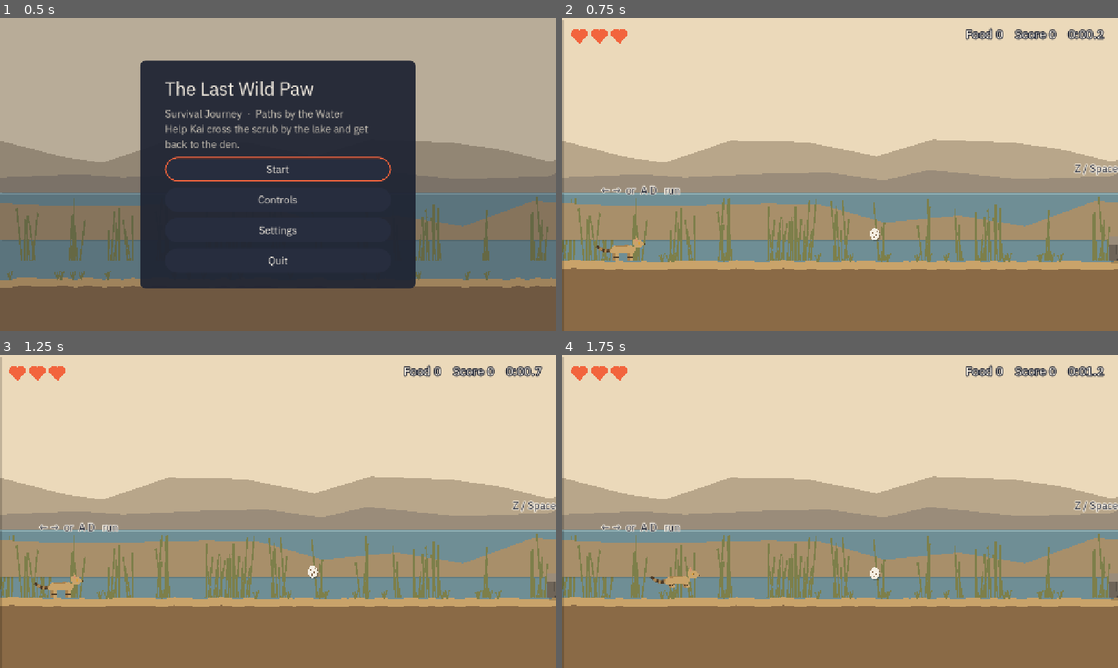
Above: before the commit, frames 1-4 (two rows, left to right).
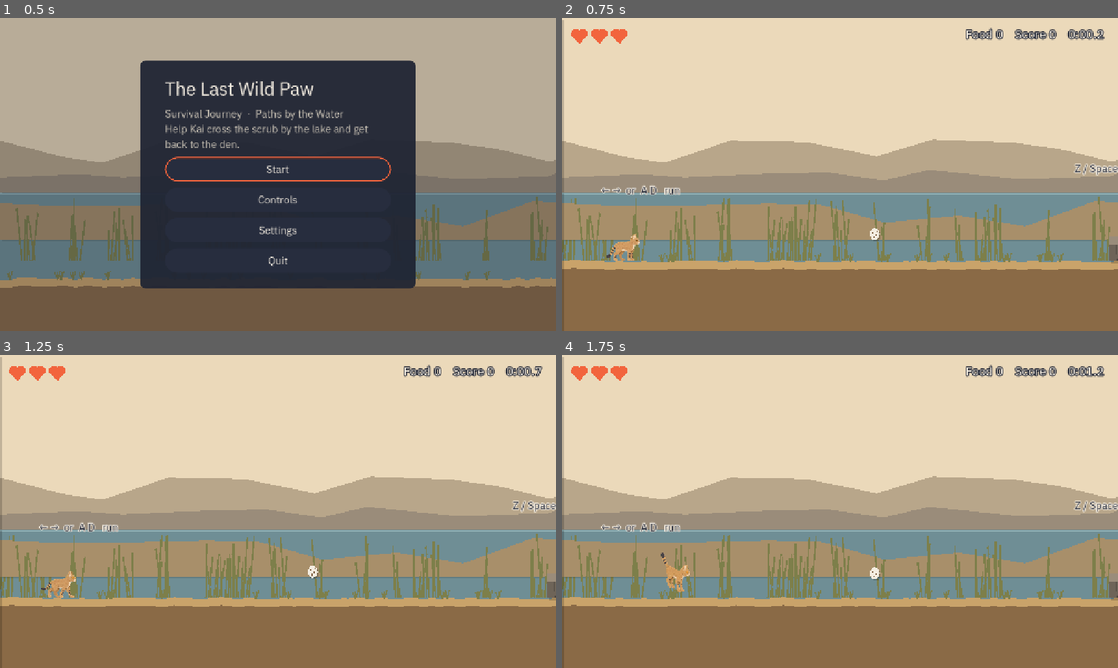
Above: after the commit, the same moments.

Repository: gomin2013/the-last-wild-paw
Game: Godot game, scene res://scenes/main.tscn
Same seed, same stepped clock (60 frames per second), same inputs: the game is played once before the commit and once after it. Sound files missing from this copy of the repository are replaced by a short silence.
Inputs (mouse positions are in pixels of both pictures, inside the frame that each line leads up to):
- Up to frame 1 (0.5 s): no input
- Up to frame 2 (0.75 s): click "Start" at 0.5 s
- Up to frame 3 (1.25 s): no input
- Up to frame 4 (1.75 s): tap Enter at 1.25 s; move the mouse to (962, 495) at 1.27 s; hold Right (move_right) from 1.28 s (still down); tap Z (jump) at 1.35, 1.52 s; click (962, 495) at 1.42 s

Frame 1 is identical in both runs. In frame 2, 0.2% of the frame differs, in the area x 6-15%, y 68-78%; in frame 3, 0.3%; in frame 4, 0.3%, in the area x 15-25%, y 63-76%.

Commit message:
2026 Updated Paper Collage Sprites (Actor).

Diff:
--- a/actors/enemies/jackal.gd
+++ b/actors/enemies/jackal.gd
@@ -3,10 +3,6 @@
 ## Golden jackal (a real Fayum predator; the series shows one in S2 EP.23). Patrols, turns at walls
 ## and ledges, hurts Kai on touch. Pounces knock it back; after the last one it runs off the screen:
 ## nothing dies on screen.
-
-const COAT := Color("9a8c7a")
-const SADDLE := Color("5e554b")
-const DARK := Color("2e2a26")
 
 @export var speed := 110.0
 @export var gravity := 2000.0
@@ -22,10 +18,15 @@
 var _stun := 0.0
 var _fleeing := false
 var _flash := 0.0
-var _anim := 0.0
+var _offsets := {}
 
 @onready var _hurtbox: Area2D = $Hurtbox
 @onready var _ledge: RayCast2D = $LedgeRay
+@onready var _sprite: AnimatedSprite2D = $Sprite
+
+
+func _ready() -> void:
+	_offsets = SpriteStrips.add(_sprite, "res://assets/sprites/jackal")
 
 
 func _physics_process(delta: float) -> void:
@@ -49,8 +50,11 @@
 		for body in _hurtbox.get_overlapping_bodies():
 			if body.has_method("hurt"):
 				body.hurt(contact_damage, global_position.x)
-	_anim += delta * absf(velocity.x) / 24.0
-	queue_redraw()
+	# The strips face left; the jackal is not a canon-handed character, so flipping is fine
+	SpriteStrips.play(_sprite, _offsets, "defeat" if _fleeing else "hit" if _stun > 0.0 else "walk")
+	_sprite.flip_h = dir > 0
+	_sprite.offset.x *= -1.0 if dir > 0 else 1.0
+	_sprite.modulate = Color(1.6, 1.6, 1.6) if _flash > 0.0 else Color.WHITE
 
 
 func take_pounce(source_x: float) -> void:
@@ -67,34 +71,3 @@
 		dir = int(away)
 		collision_layer = 0
 		GameState.add_defeat(points)
-
-
-func _p(x: float, y: float) -> Vector2:
-	return Vector2(x * dir, y)
-
-
-func _draw() -> void:
-	var swing := sin(_anim) * 8.0
-	var body_color := COAT.lightened(0.5) if _flash > 0.0 else COAT
-	# Bushy tail with a dark tip
-	draw_line(_p(-34, -38), _p(-58, -22), body_color, 9.0, true)
-	draw_line(_p(-52, -25), _p(-60, -20), DARK, 9.0, true)
-	# Long legs
-	for leg: Array in [[-24.0, swing], [22.0, -swing], [-18.0, -swing], [28.0, swing]]:
-		draw_line(
-			_p(leg[0], -30),
-			_p(leg[0] + leg[1], 0),
-			SADDLE if leg[0] < -20 or leg[0] > 25 else COAT,
-			6.0
-		)
-	# Body with a darker saddle
-	draw_colored_polygon(
-		[_p(-36, -34), _p(-28, -48), _p(26, -50), _p(36, -40), _p(30, -28), _p(-30, -26)],
-		body_color
-	)
-	draw_colored_polygon([_p(-26, -46), _p(24, -48), _p(20, -42), _p(-24, -40)], SADDLE)
-	# Head: long snout, tall ears
-	draw_colored_polygon([_p(30, -48), _p(44, -56), _p(66, -46), _p(44, -40)], body_color)
-	draw_colored_polygon([_p(36, -54), _p(38, -72), _p(46, -55)], body_color)
-	draw_circle(_p(48, -50), 2.2, DARK)
-	draw_circle(_p(66, -46), 2.2, DARK)
--- a/actors/enemies/jackal.tscn
+++ b/actors/enemies/jackal.tscn
@@ -12,6 +12,9 @@
 collision_layer = 4
 collision_mask = 1
 script = ExtResource("1")
+
+[node name="Sprite" type="AnimatedSprite2D" parent="."]
+texture_filter = 2
 
 [node name="Shape" type="CollisionShape2D" parent="."]
 position = Vector2(0, -22)
--- a/actors/player/kai.gd
+++ b/actors/player/kai.gd
@@ -1,8 +1,8 @@
 class_name Kai
 extends CharacterBody2D
-## Kai, the player: run, variable jump (coyote time + jump buffer), pounce, hurt, death. Placeholder
-## look is flat paper shapes in canon colours. Facing left shows his near (LEFT) side, so the dark
-## spot below his left eye is drawn only then; facing right shows the right side without it. Never
+## Kai, the player: run, variable jump (coyote time + jump buffer), pounce, hurt, death. Paper
+## Collage sprites from the series standees: facing left shows his LEFT side with the dark spot
+## below his left eye; facing right uses its own set drawn from the right side, without it. Never
 ## mirror Kai.
 
 signal hearts_changed(hearts: int, max_hearts: int)
@@ -10,11 +10,15 @@
 
 enum State { IDLE, RUN, JUMP, FALL, POUNCE, HURT, DEAD }
 
-const COAT := Color("c9a36a")
-const COAT_SHADE := Color("a9824e")
-const MARK := Color("4a3826")
-const EYE := Color("e0a030")
-const EAR_IN := Color("d98f6f")
+const ANIMS := {
+	State.IDLE: "idle",
+	State.RUN: "run",
+	State.JUMP: "jump",
+	State.FALL: "fall",
+	State.POUNCE: "pounce",
+	State.HURT: "hurt",
+	State.DEAD: "hurt",
+}
 
 @export_group("Run")
 @export var run_speed := 320.0
@@ -50,15 +54,18 @@
 var _pounce_cooldown := 0.0
 var _hurt_left := 0.0
 var _since_hit := 99.0
-var _anim := 0.0
+var _offsets := {}
 
 @onready var _pounce_box: Area2D = $PounceBox
+@onready var _sprite: AnimatedSprite2D = $Sprite
 
 
 func _ready() -> void:
 	hearts = max_hearts
 	_pounce_box.monitoring = false
 	_pounce_box.body_entered.connect(_on_pounce_hit)
+	_offsets = SpriteStrips.add(_sprite, "res://assets/sprites/kai/left", "left/")
+	_offsets.merge(SpriteStrips.add(_sprite, "res://assets/sprites/kai/right", "right/"))
 
 
 func _physics_process(delta: float) -> void:
@@ -94,9 +101,8 @@
 			state = State.RUN if absf(velocity.x) > 10.0 else State.IDLE
 		else:
 			state = State.JUMP if velocity.y < 0.0 else State.FALL
-	_anim += delta * (absf(velocity.x) / 26.0 if state == State.RUN else 2.0)
 	modulate.a = 0.5 if _since_hit < invulnerable_time and state != State.DEAD else 1.0
-	queue_redraw()
+	_update_sprite()
 
 
 func _control(dir: float, delta: float) -> void:
@@ -183,69 +189,13 @@
 		body.take_pounce(global_position.x)
 
 
-func _p(x: float, y: float) -> Vector2:
-	return Vector2(x * facing, y)
-
-
-func _draw() -> void:
-	var stretch := 1.25 if state == State.POUNCE else 1.0
-	var low := 10.0 if state == State.DEAD else 0.0
-	var air := state in [State.JUMP, State.FALL]
-	var swing := sin(_anim) * 7.0 if state == State.RUN else 0.0
-
-	# Ringed tail with a dark tip, carried low behind him
-	var tail: PackedVector2Array = []
-	for i in 7:
-		var t := i / 6.0
-		tail.append(_p((-26.0 - 34.0 * t) * stretch, -26.0 + low - 10.0 * t + sin(t * 3.0) * 6.0))
-	for i in 6:
-		var c := MARK if i == 5 or i % 2 == 1 else COAT_SHADE
-		draw_line(tail[i], tail[i + 1], c, 8.0 - i * 0.4, true)
-
-	# Legs: far pair darker, near pair with dark bands
-	var legs := [
-		[-20.0, swing, COAT_SHADE],
-		[14.0, -swing, COAT_SHADE],
-		[-14.0, -swing, COAT],
-		[20.0, swing, COAT]
-	]
-	for leg: Array in legs:
-		var lx: float = leg[0] * stretch
-		var foot := _p(lx + (leg[1] as float), -2.0 + low) if not air else _p(lx + 6.0, -12.0)
-		draw_line(_p(lx, -22.0 + low), foot, leg[2], 7.0, true)
-		draw_line(
-			foot.lerp(_p(lx, -22.0 + low), 0.35), foot.lerp(_p(lx, -22.0 + low), 0.5), MARK, 7.0
-		)
-
-	# Body
-	var body: PackedVector2Array = [
-		_p(-30 * stretch, -24 + low),
-		_p(-22 * stretch, -36 + low),
-		_p(18 * stretch, -38 + low),
-		_p(30 * stretch, -30 + low),
-		_p(26 * stretch, -20 + low),
-		_p(-26 * stretch, -18 + low),
-	]
-	draw_colored_polygon(body, COAT)
-	draw_line(_p(-18 * stretch, -35 + low), _p(14 * stretch, -37 + low), COAT_SHADE, 3.0)
-
-	# Head, ears, eye, nose
-	var hx := 34.0 * stretch
-	var hy := -40.0 + low + (4.0 if state == State.POUNCE else 0.0)
-	draw_colored_polygon(
-		[
-			_p(hx - 10, hy - 8),
-			_p(hx + 6, hy - 10),
-			_p(hx + 16, hy),
-			_p(hx + 8, hy + 8),
-			_p(hx - 8, hy + 8)
-		],
-		COAT
+func _update_sprite() -> void:
+	var anim_name: String = ("left/" if facing < 0 else "right/") + ANIMS[state]
+	SpriteStrips.play(_sprite, _offsets, anim_name)
+	# The pounce lasts pounce_time; play its whole strip in that time
+	var frames := _sprite.sprite_frames
+	_sprite.speed_scale = (
+		frames.get_frame_count(anim_name) / frames.get_animation_speed(anim_name) / pounce_time
+		if state == State.POUNCE
+		else 1.0
 	)
-	draw_colored_polygon([_p(hx - 8, hy - 7), _p(hx - 4, hy - 20), _p(hx + 1, hy - 8)], COAT)
-	draw_colored_polygon([_p(hx - 6, hy - 8), _p(hx - 4, hy - 16), _p(hx - 1, hy - 8)], EAR_IN)
-	draw_circle(_p(hx + 4, hy - 2), 2.6, EYE)
-	draw_circle(_p(hx + 4.6, hy - 2), 1.1, MARK)
-	draw_circle(_p(hx + 16, hy), 1.8, MARK)
-	if facing < 0:
-		draw_circle(_p(hx + 4, hy + 3.5), 1.8, MARK)  # the spot below his LEFT eye
--- a/actors/player/kai.tscn
+++ b/actors/player/kai.tscn
@@ -13,6 +13,9 @@
 collision_mask = 1
 floor_snap_length = 8.0
 script = ExtResource("1")
+
+[node name="Sprite" type="AnimatedSprite2D" parent="."]
+texture_filter = 2
 
 [node name="Shape" type="CollisionShape2D" parent="."]
 position = Vector2(0, -18)
